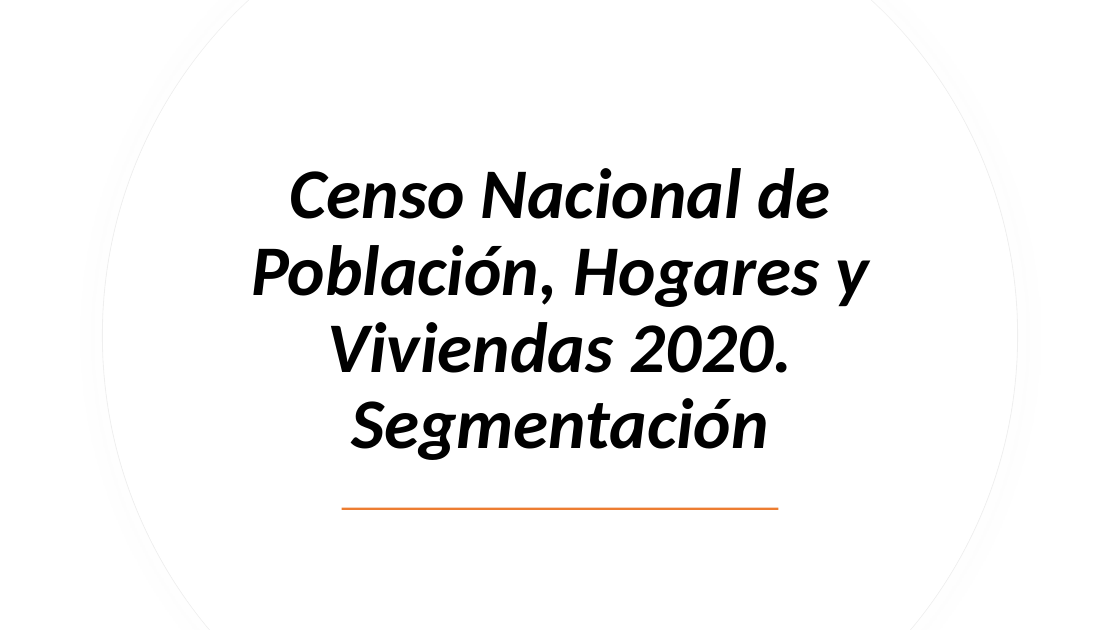
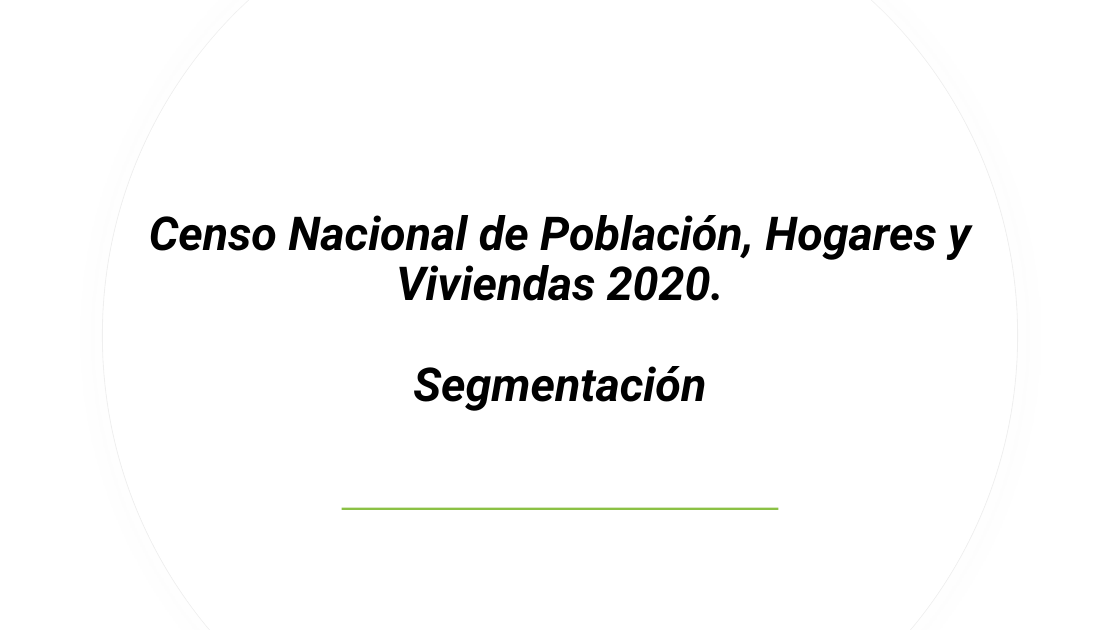
Before and after one commit to neptuso/Charlas, a slide deck: slide 1 of Censo Nacional de Población, Hogares y Viviendas.pptx. Drawn at 1120x630 pixels with LibreOffice and Linux fonts; fonts in the diff are those of the drawing. Boxes give left, top, right and bottom in pixels: in the first picture for what was removed or moved away, otherwise in the second. Text is boxed around its words. In the diff, an @@ line names an element or a change of style, - is before the commit and + after.

```diff
--- a/Censo Nacional de Población, Hogares y Viviendas.pptx
+++ b/Censo Nacional de Población, Hogares y Viviendas.pptx
@@ title "Censo Nacional de Población, Hogares ..." at bbox=[149, 215, 971, 411]: size 61 to 40 pt, font Calibri to Roboto @@
@@ rectangle at bbox=[342, 507, 779, 510]: fill #ED7D31 to #8BC145 @@
```
Also in this commit, not shown: 9 other slides changed, 1 slide added.
